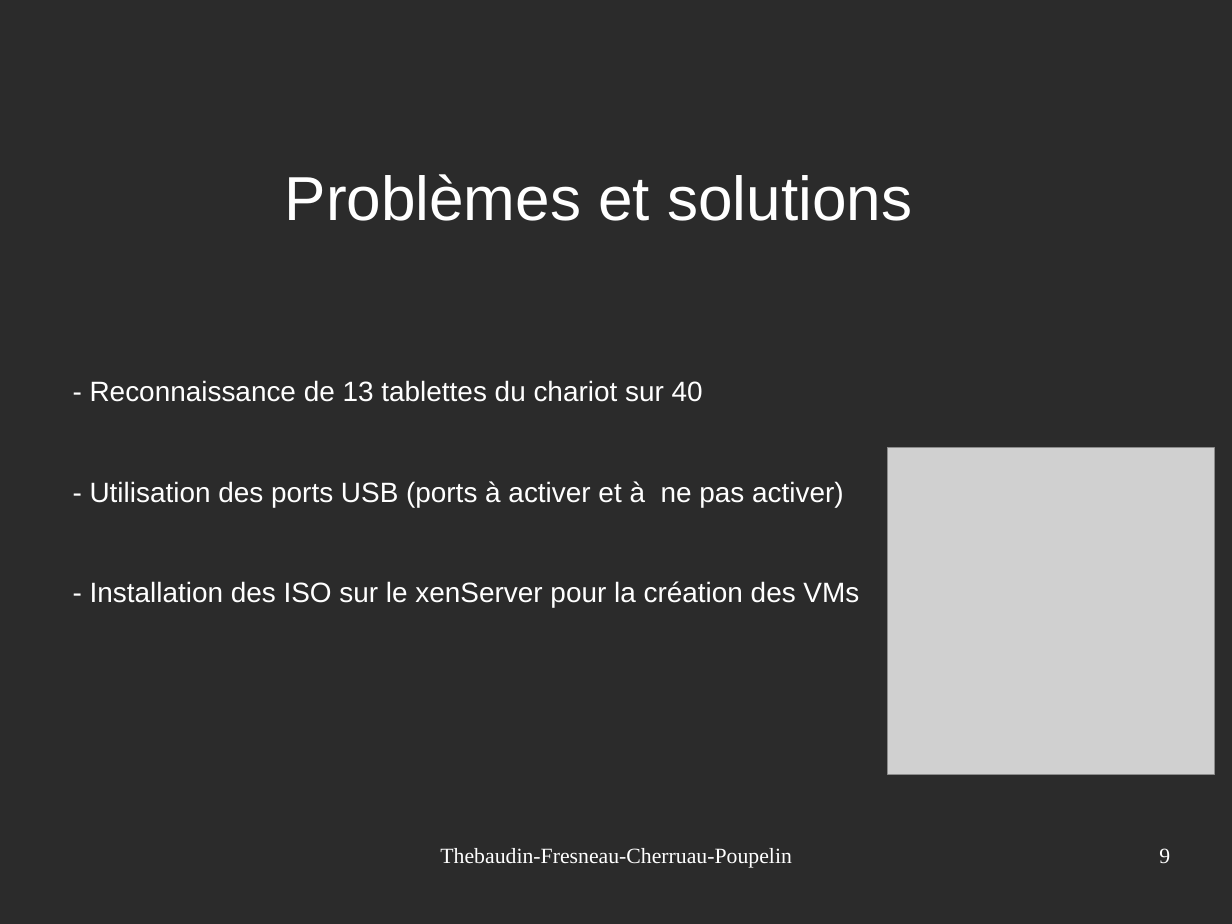
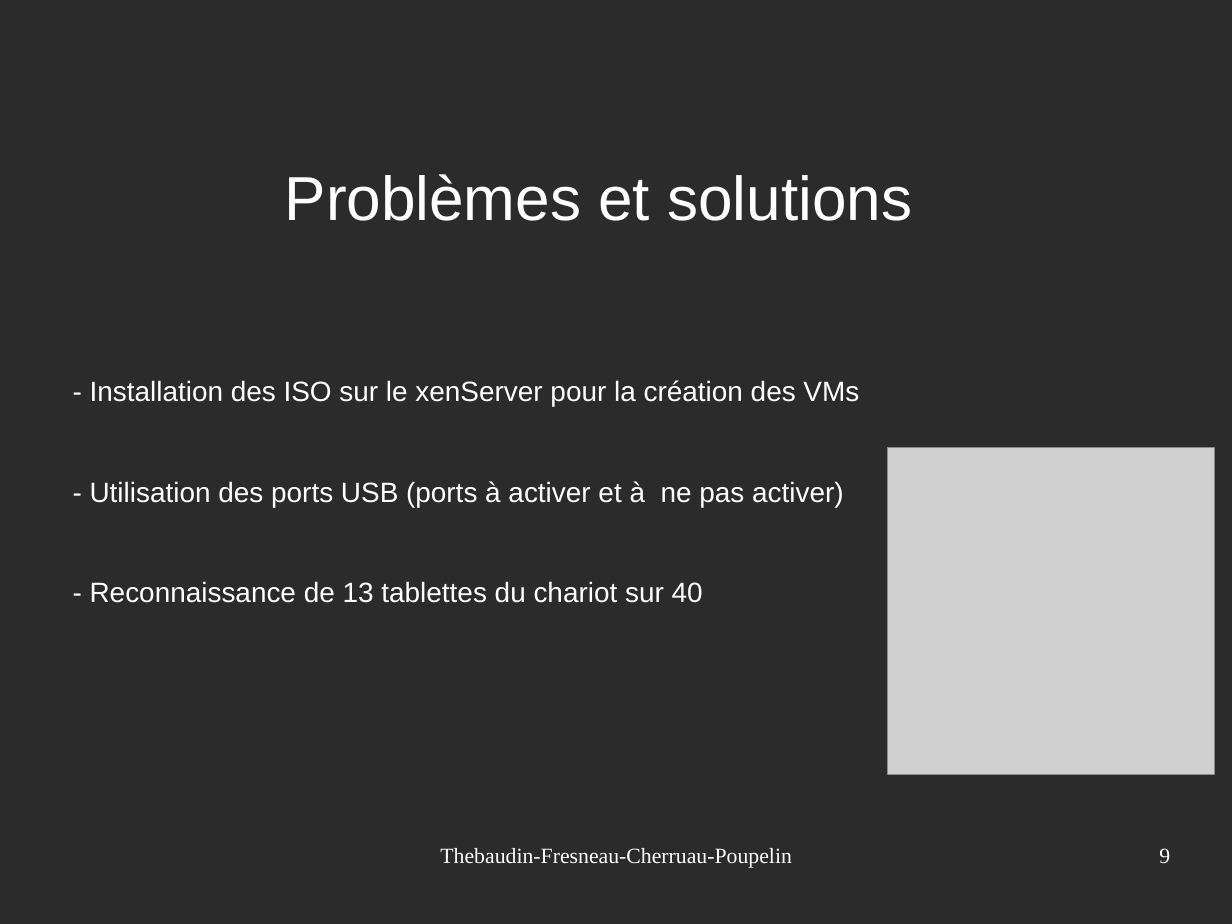
Before and after one commit to acherruau/projet2, a slide deck: slide 9 of Présentation_ProjetTuteuré.odp. Drawn at 1232x924 pixels with LibreOffice and Linux fonts; fonts in the diff are those of the drawing; grey boxes stand for pictures; background and template pictures are left out; a plain dark background stands for a picture behind light text. Boxes give left, top, right and bottom in pixels: in the first picture for what was removed or moved away, otherwise in the second. Text is boxed around its words. In the diff, an @@ line names an element or a change of style, - is before the commit and + after.

Commit message:
diapo

```diff
--- a/Présentation_ProjetTuteuré.odp
+++ b/Présentation_ProjetTuteuré.odp
@@ text at [90,380,859,507]: paragraphs added @@
+- Installation des ISO sur le xenServer pour la création des VMs
+- Utilisation des ports USB (ports à activer et à ne pas activer)
@@ text at [90,481,859,608]: paragraphs removed @@
-- Utilisation des ports USB (ports à activer et à ne pas activer)
-- Installation des ISO sur le xenServer pour la création des VMs
```
